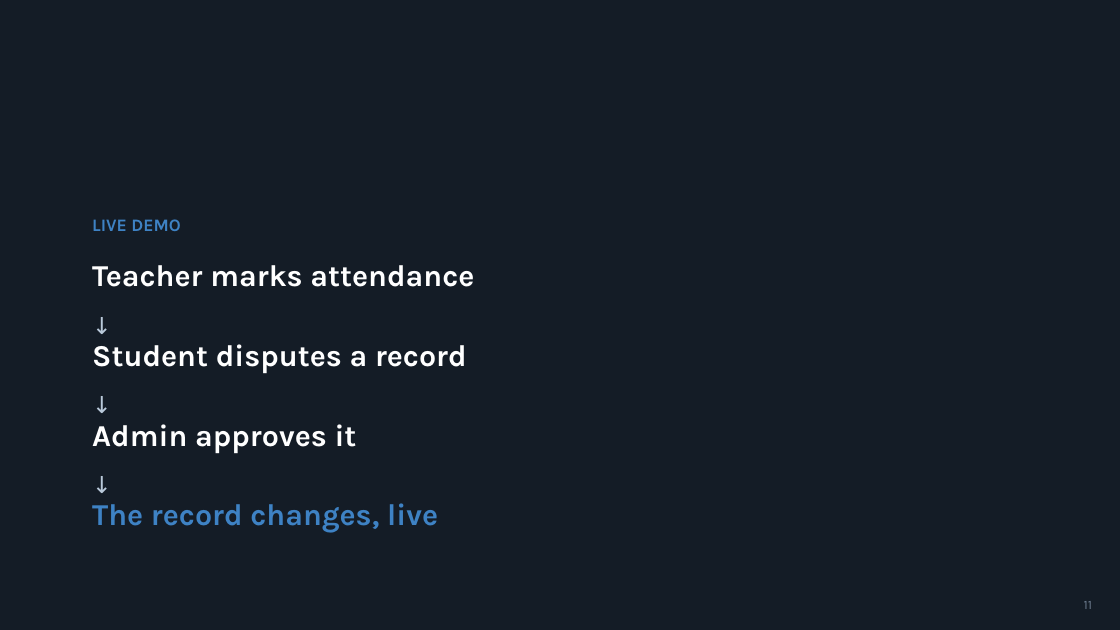
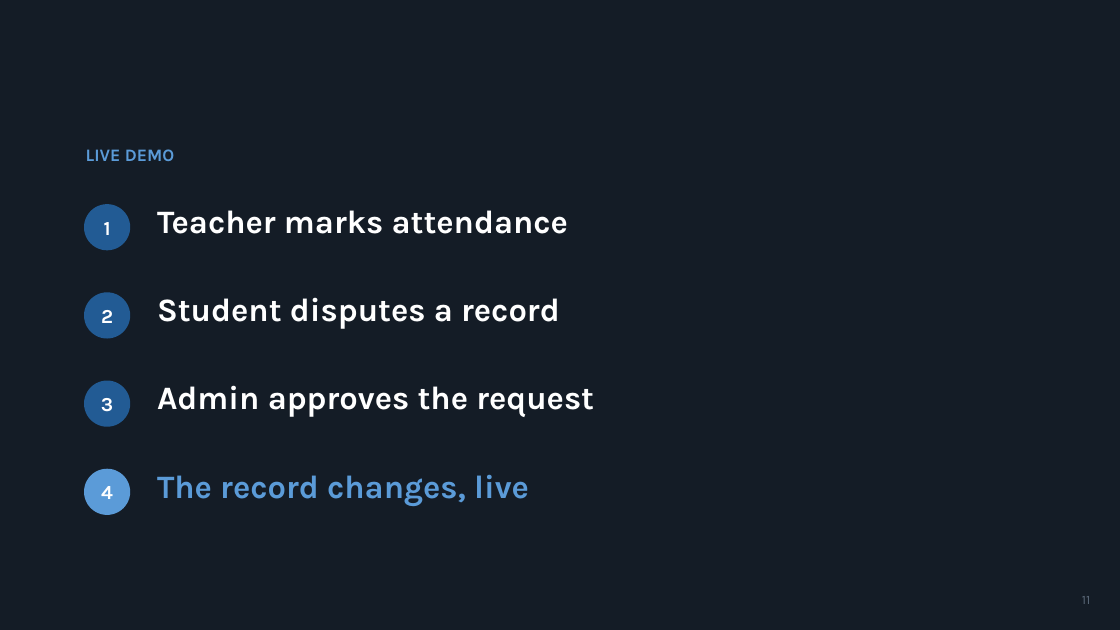
Before and after one commit to suleymantofik0-byte/attendance-system, a slide deck: slide 11 of Attendance-System-Presentation.pptx. Drawn at 1120x630 pixels with LibreOffice and Linux fonts; fonts in the diff are those of the drawing. Boxes give left, top, right and bottom in pixels: in the first picture for what was removed or moved away, otherwise in the second. Text is boxed around its words. In the diff, an @@ line names an element or a change of style, - is before the commit and + after.

```diff
--- a/Attendance-System-Presentation.pptx
+++ b/Attendance-System-Presentation.pptx
@@ text "LIVE DEMO": place and size @@
-text "LIVE DEMO" at box(92, 219, 180, 231)
+text "LIVE DEMO" at box(86, 149, 174, 161)
@@ text "LIVE DEMO" at box(86, 149, 174, 161): text colour #3E82C4 to #5B9BD8 @@
@@ rounded rectangle added at box(84, 204, 130, 250), fill #225B94 @@
@@ text "Teacher marks attendance" at box(157, 210, 568, 234): size 26 to 28 pt @@
@@ text "Teacher marks attendance": place and size @@
-text "Teacher marks attendance" at box(92, 265, 474, 287)
+text "Teacher marks attendance" at box(157, 210, 568, 234)
@@ text added at box(104, 222, 111, 235), 17 pt, text #FFFFFF, bold @@
+1
@@ rounded rectangle added at box(84, 292, 130, 339), fill #225B94 @@
@@ text "Student disputes a record": place and size @@
-text "Student disputes a record" at box(92, 344, 467, 374)
+text "Student disputes a record" at box(157, 297, 560, 329)
@@ text "Student disputes a record" at box(157, 297, 560, 329): size 26 to 28 pt @@
@@ text removed at box(84, 307, 1033, 349) @@
-↓
@@ text added at box(101, 310, 113, 323), 17 pt, text #FFFFFF, bold @@
+2
@@ text removed at box(84, 386, 1033, 429) @@
-↓
@@ rounded rectangle added at box(84, 381, 130, 427), fill #225B94 @@
@@ text at box(157, 385, 594, 417): text changed; size 26 to 28 pt @@
-Admin approves it
+Admin approves the request
@@ text added at box(101, 398, 113, 412), 17 pt, text #FFFFFF, bold @@
+3
@@ text removed at box(84, 466, 1033, 508) @@
-↓
@@ rounded rectangle added at box(84, 469, 130, 515), fill #5B9BD8 @@
@@ text "The record changes, live": place and size @@
-text "The record changes, live" at box(92, 503, 438, 533)
+text "The record changes, live" at box(157, 475, 529, 506)
@@ text "The record changes, live" at box(157, 475, 529, 506): size 26 to 28 pt, text colour #3E82C4 to #5B9BD8 @@
@@ text added at box(101, 486, 113, 499), 17 pt, text #FFFFFF, bold @@
+4
@@ text "11" at box(1082, 596, 1090, 604): text colour #6B7A8C to #5A6878 @@
```
Also in this commit, not shown: 12 other slides changed.
